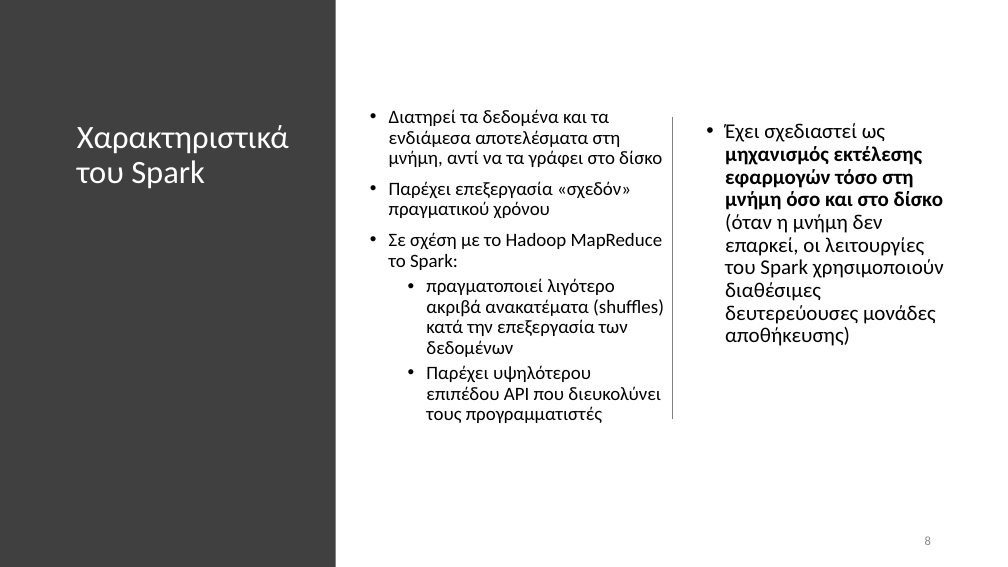
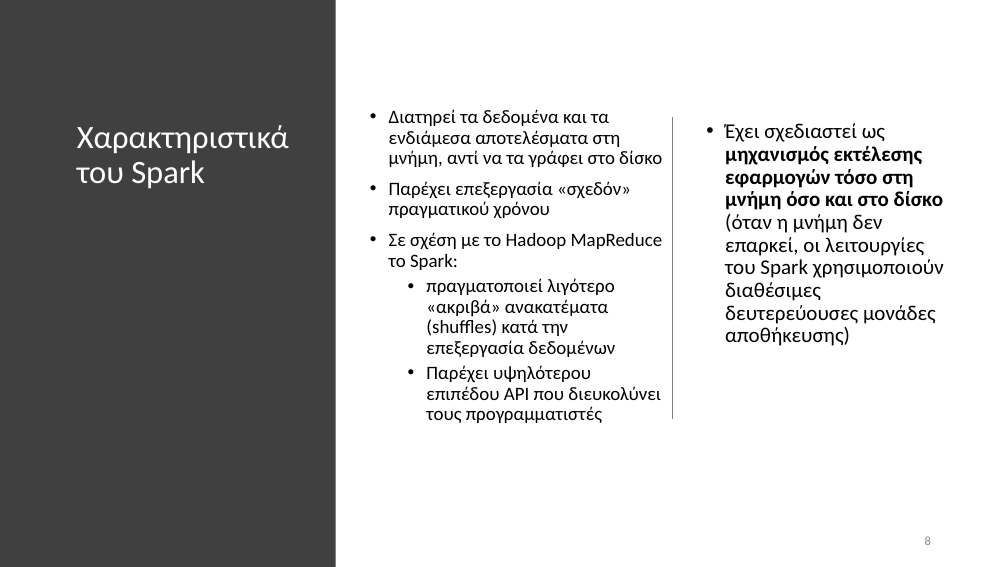
Before and after one commit to chgogos/big_data, a slide deck: slide 8 of 04. Apache Spark.pptx. Drawn at 1008x567 pixels with LibreOffice and Linux fonts; fonts in the diff are those of the drawing. Boxes give left, top, right and bottom in pixels: in the first picture for what was removed or moved away, otherwise in the second. Text is boxed around its words. In the diff, an @@ line names an element or a change of style, - is before the commit and + after.

Commit message:
spark

```diff
--- a/04. Apache Spark.pptx
+++ b/04. Apache Spark.pptx
@@ text at [426, 278, 615, 357]: text changed @@
-  • πραγματοποιεί λιγότερο ακριβά ανακατέματα (shuffles) κατά την επεξεργασία των δεδομένων
+  • πραγματοποιεί λιγότερο «ακριβά» ανακατέματα (shuffles) κατά την επεξεργασία δεδομένων
```
Also in this commit, not shown: 9 other slides changed, 1 slide removed, 11 other files.
